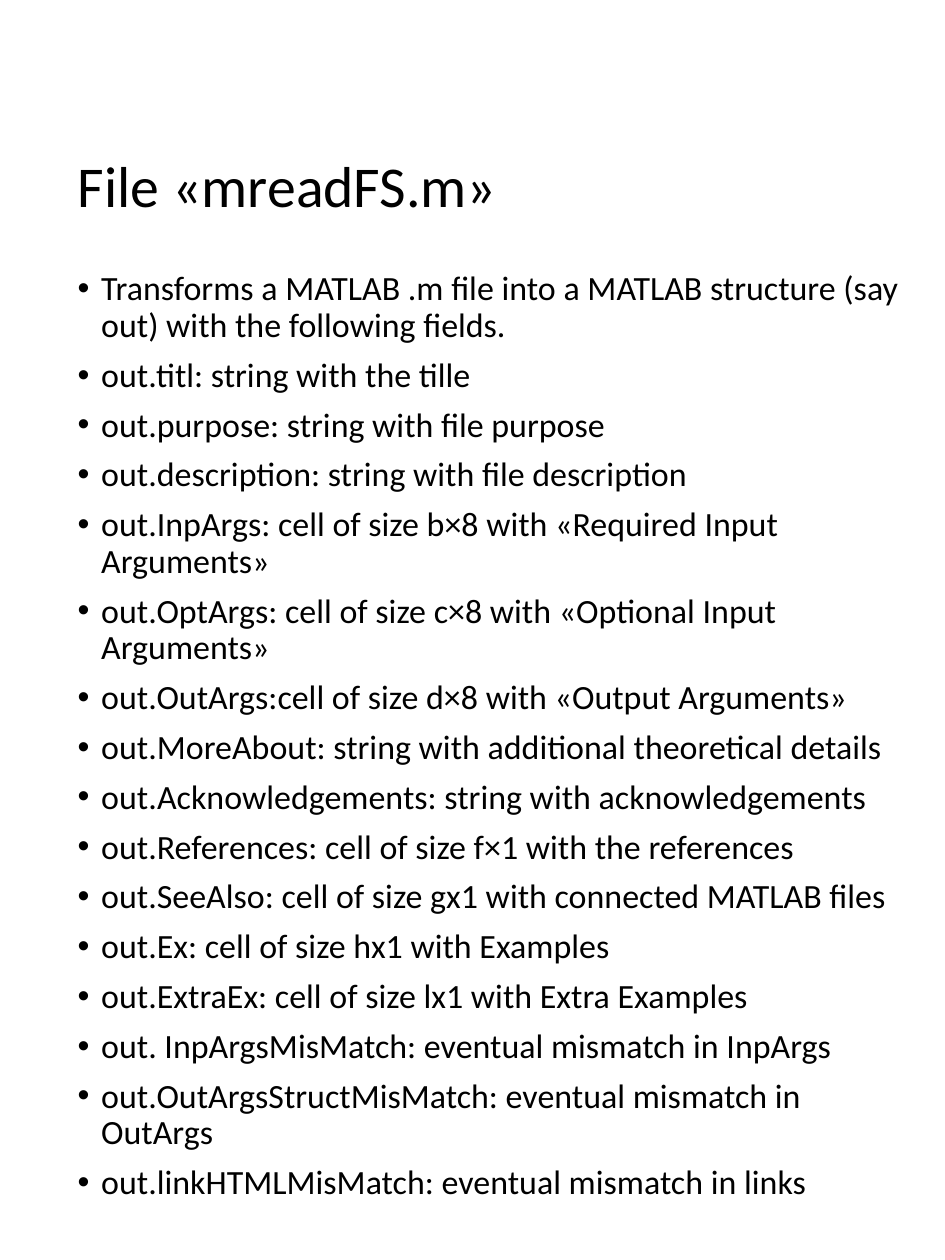
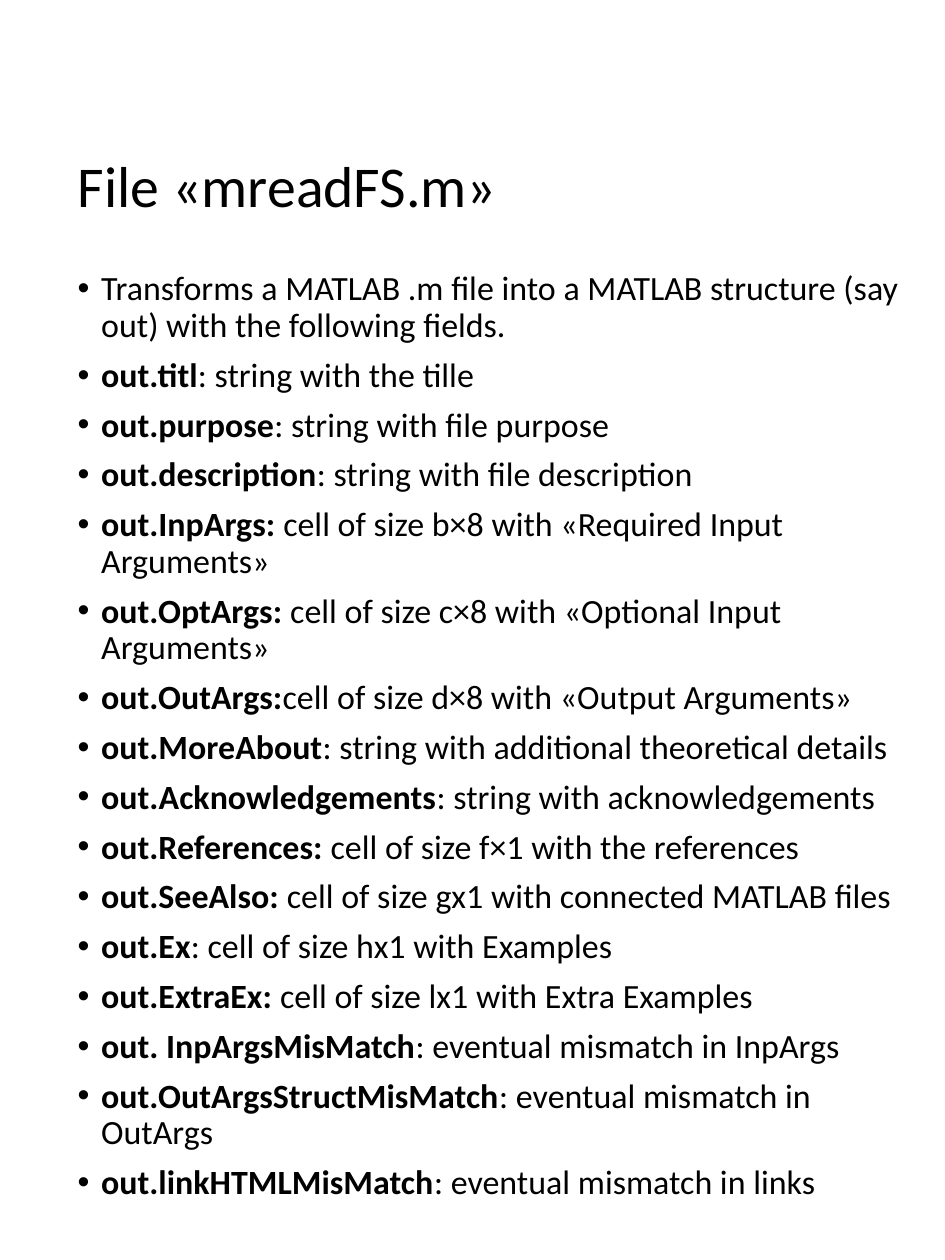
Before and after one commit to UniprJRC/FSDA, a slide deck: slide 9 of utilities_help/FlowChart.pptx (slide 2 before the commit). Drawn at 945x1260 pixels with LibreOffice and Linux fonts; fonts in the diff are those of the drawing. Boxes give left, top, right and bottom in pixels: in the first picture for what was removed or moved away, otherwise in the second. Text is boxed around its words. In the diff, an @@ line names an element or a change of style, - is before the commit and + after.

```diff
--- a/utilities_help/FlowChart.pptx
+++ b/utilities_help/FlowChart.pptx
@@ text at (x1=101, y1=363, x2=891, y2=1195): bold on in "out.titl:", "out.purpose:", "out.description:", "out.InpArgs:" and 11 more places @@
```
Also in this commit, not shown: 1 other slide changed, 23 slides added, 5 other files.
